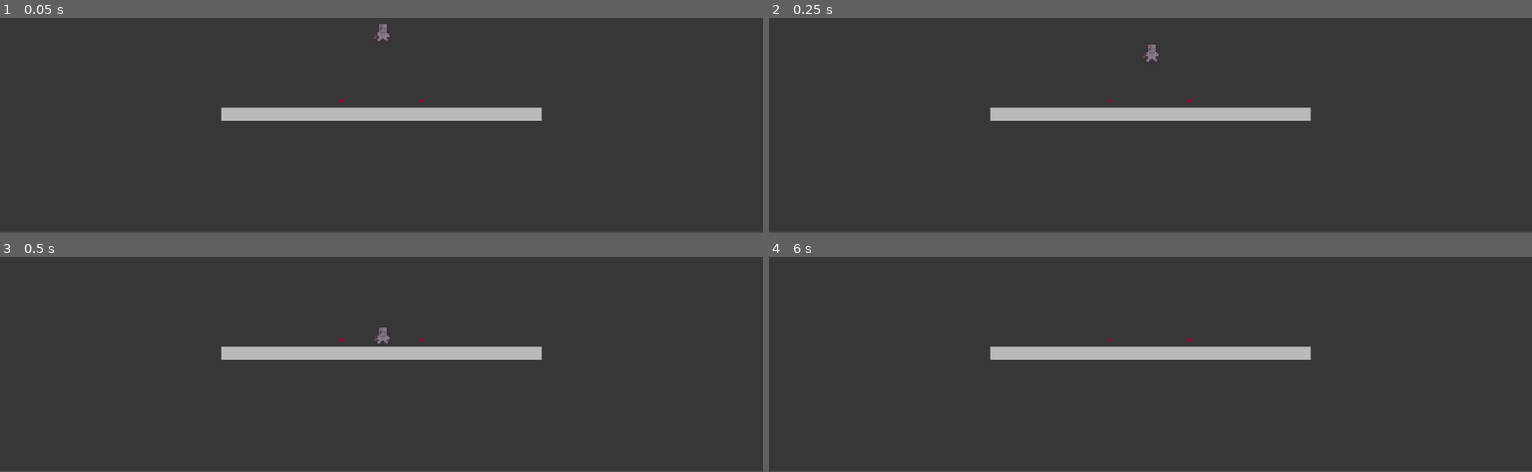
Above: before the commit, frames 1-4 (two rows, left to right).
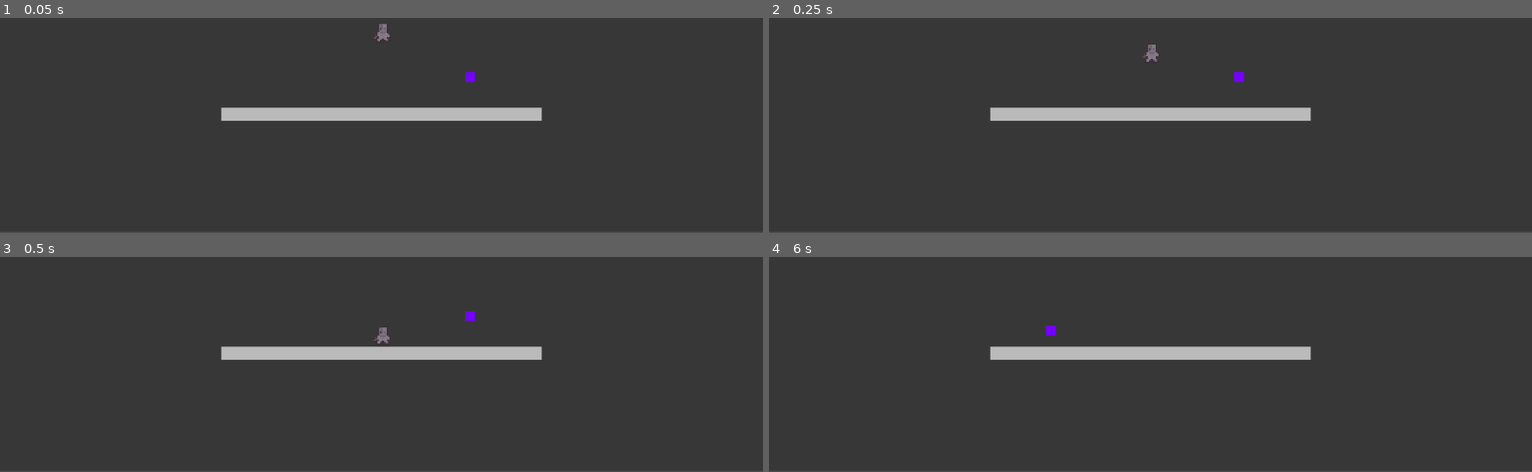
Above: after the commit, the same moments.

Repository: PlantvZombie/Game
Game: Godot game, scene res://test.tscn
The game is run twice, just before and just after one commit, with the same random seed, the same clock (stepped at 60 frames per second) and the same inputs. The project has no main scene, so this scene is started directly.
Inputs:
- Up to frame 1 (0.05 s): no input
- Up to frame 2 (0.25 s): no input
- Up to frame 3 (0.5 s): no input
- Up to frame 4 (6 s): hold D (right) 0.53-2.03 s; tap W (up) at 0.6, 0.77, 1.07, 1.52, 1.55, 1.82, 2.1, 3.02, 3.05, 3.32, 3.6, 3.77, 4.07, 4.52, 4.55, 4.82, 5.1 s; tap Enter at 1.25, 3.5, 5 s; tap Space (space) at 1.35, 2.75, 2.85, 4.25, 4.35, 5.75, 5.85 s; hold A (left) 2.03-2.78 s; hold D (right) 2.78-4.28 s; hold A (left) 4.28-5.03 s; hold D (right) 5.03-5.78 s; hold A (left) from 5.78 s (still down)

The runs differ from the first frame. In frame 1, less than 0.1% of the frame differs, in the area x 44-63%, y 25-40%; in frame 2, less than 0.1%; in frame 3, less than 0.1%; in frame 4, less than 0.1%, in the area x 36-56%, y 31-40%.
Error before the commit: Invalid access to property or key 'x' on a base object of type 'Node2D (grappling_hook_target.gd)'. (res://character.gd:57)

Commit message:
finds closest target in group

Diff:
--- a/character.gd
+++ b/character.gd
@@ -4,8 +4,7 @@
 
 const JUMP_VELOCITY = -400.0
 var grapplingHook = true
-var grappleTargets = []
-var grappleTarget
+var currentTarget
 
 var left:bool = false
 var right:bool = false
@@ -53,12 +52,30 @@
 
 	move_and_slide()
 
-func distance(pos1):
-	return sqrt((pos1.x - self.position.x)**2+(pos1.y - self.position.y)**2)
+
 
 func _process(delta):
+	if currentTarget != null:
+		currentTarget.turnOn(false)
+	currentTarget = find_closest_or_furthest(self,"targets")
+	if currentTarget != null:
+		currentTarget.turnOn(true)
 
-	if grappleTargets.size() > 0:
-		if not grappleTarget == null:
-			grappleTarget.spriteOn(false)
-		print(grappleTargets.map(distance))
+
+func find_closest_or_furthest(node: Object, group_name: String, get_closest:= true) -> Object:
+	var target_group = get_tree().get_nodes_in_group(group_name)
+	if str(target_group) != "[]":
+		var distance_away = node.global_transform.origin.distance_to(target_group[0].global_transform.origin)
+		var return_node = target_group[0]
+		for index in target_group.size():
+			var distance = node.global_transform.origin.distance_to(target_group[index].global_transform.origin)
+			if (get_closest && distance < distance_away) or (!get_closest && distance > distance_away):
+				distance_away = distance
+				return_node = target_group[index];
+		return return_node
+	else:
+
+		return null
+
+func distance(pos1):
+	return sqrt((pos1.position.x - self.position.x)**2+(pos1.postion.y - self.position.y)**2)
--- /dev/null
+++ b/grapple_target.gd
@@ -0,0 +1,7 @@
+extends Node2D
+
+func _ready():
+	add_to_group("targets")
+
+func turnOn(ans):
+	$Sprite2D.visible = ans
--- /dev/null
+++ b/grapple_target.tscn
@@ -0,0 +1,14 @@
+[gd_scene load_steps=3 format=3 uid="uid://dvgwirsp504g"]
+
+[ext_resource type="Script" path="res://grapple_target.gd" id="1_u7a6a"]
+
+[sub_resource type="PlaceholderTexture2D" id="PlaceholderTexture2D_s500s"]
+
+[node name="grappleTarget" type="Node2D" groups=["wa"]]
+script = ExtResource("1_u7a6a")
+
+[node name="Sprite2D" type="Sprite2D" parent="."]
+visible = false
+modulate = Color(0.454902, 0.533333, 1, 1)
+scale = Vector2(15, 15)
+texture = SubResource("PlaceholderTexture2D_s500s")
--- a/grapplingHookTarget.tscn
+++ /dev/null
@@ -1,24 +0,0 @@
-[gd_scene load_steps=4 format=3 uid="uid://q0kd76dintc0"]
-
-[ext_resource type="Script" path="res://grappling_hook_target.gd" id="1_cl338"]
-
-[sub_resource type="CircleShape2D" id="CircleShape2D_f6t46"]
-radius = 164.0
-
-[sub_resource type="PlaceholderTexture2D" id="PlaceholderTexture2D_o1q1g"]
-
-[node name="Grappling hook target" type="Node2D"]
-script = ExtResource("1_cl338")
-
-[node name="Area2D" type="Area2D" parent="."]
-
-[node name="CollisionShape2D" type="CollisionShape2D" parent="Area2D"]
-shape = SubResource("CircleShape2D_f6t46")
-
-[node name="Sprite2D" type="Sprite2D" parent="."]
-modulate = Color(0.615686, 0.419608, 0.25098, 1)
-scale = Vector2(5, 5)
-texture = SubResource("PlaceholderTexture2D_o1q1g")
-
-[connection signal="body_entered" from="Area2D" to="." method="_on_area_2d_body_entered"]
-[connection signal="body_exited" from="Area2D" to="." method="_on_area_2d_body_exited"]
--- a/grappling_hook_target.gd
+++ /dev/null
@@ -1,15 +0,0 @@
-extends Node2D
-
-
-
-func _on_area_2d_body_entered(body):
-	if body.name == "Character" and body.grapplingHook == true:
-		body.grappleTargets.append(self)
-
-
-func _on_area_2d_body_exited(body):
-	if body.name == "Character":
-		body.grappleTargets.erase(self)
-
-func spriteOn(bol):
-	$Sprite2D.visible = bol
--- a/grappling_hook_target.tscn
+++ /dev/null
@@ -1,25 +0,0 @@
-[gd_scene load_steps=4 format=3 uid="uid://b7by7k5jf1c72"]
-
-[ext_resource type="Script" path="res://grappling_hook_target.gd" id="1_cl338"]
-
-[sub_resource type="CircleShape2D" id="CircleShape2D_f6t46"]
-radius = 68.7314
-
-[sub_resource type="PlaceholderTexture2D" id="PlaceholderTexture2D_o1q1g"]
-
-[node name="Grappling hook target" type="Node2D"]
-script = ExtResource("1_cl338")
-
-[node name="Area2D" type="Area2D" parent="."]
-
-[node name="CollisionShape2D" type="CollisionShape2D" parent="Area2D"]
-shape = SubResource("CircleShape2D_f6t46")
-
-[node name="Sprite2D" type="Sprite2D" parent="."]
-visible = false
-modulate = Color(0.615686, 0.419608, 0.25098, 1)
-scale = Vector2(5, 5)
-texture = SubResource("PlaceholderTexture2D_o1q1g")
-
-[connection signal="body_entered" from="Area2D" to="." method="_on_area_2d_body_entered"]
-[connection signal="body_exited" from="Area2D" to="." method="_on_area_2d_body_exited"]
--- a/test.tscn
+++ b/test.tscn
@@ -2,7 +2,7 @@
 
 [ext_resource type="PackedScene" uid="uid://b32p31dpg1p3t" path="res://character.tscn" id="1_et1i1"]
 [ext_resource type="PackedScene" uid="uid://bqdktm4x76lll" path="res://floor.tscn" id="2_monho"]
-[ext_resource type="PackedScene" uid="uid://q0kd76dintc0" path="res://grapplingHookTarget.tscn" id="3_bkrv1"]
+[ext_resource type="PackedScene" uid="uid://dvgwirsp504g" path="res://grapple_target.tscn" id="3_t10ss"]
 
 [node name="Test" type="Node2D"]
 
@@ -12,14 +12,15 @@
 [node name="Floor" parent="." instance=ExtResource("2_monho")]
 position = Vector2(576, 468)
 
-[node name="Grappling hook target" parent="Floor" instance=ExtResource("3_bkrv1")]
-position = Vector2(60, -20)
-
-[node name="Grappling hook target2" parent="Floor" instance=ExtResource("3_bkrv1")]
-position = Vector2(-60, -20)
-
 [node name="ColorRect" type="ColorRect" parent="."]
 modulate = Color(0.215686, 0.215686, 0.215686, 1)
 z_index = -1
 offset_right = 1156.0
 offset_bottom = 646.0
+metadata/_edit_lock_ = true
+
+[node name="grappleTarget" parent="." instance=ExtResource("3_t10ss")]
+position = Vector2(710, 412)
+
+[node name="grappleTarget2" parent="." instance=ExtResource("3_t10ss")]
+position = Vector2(426, 434)
